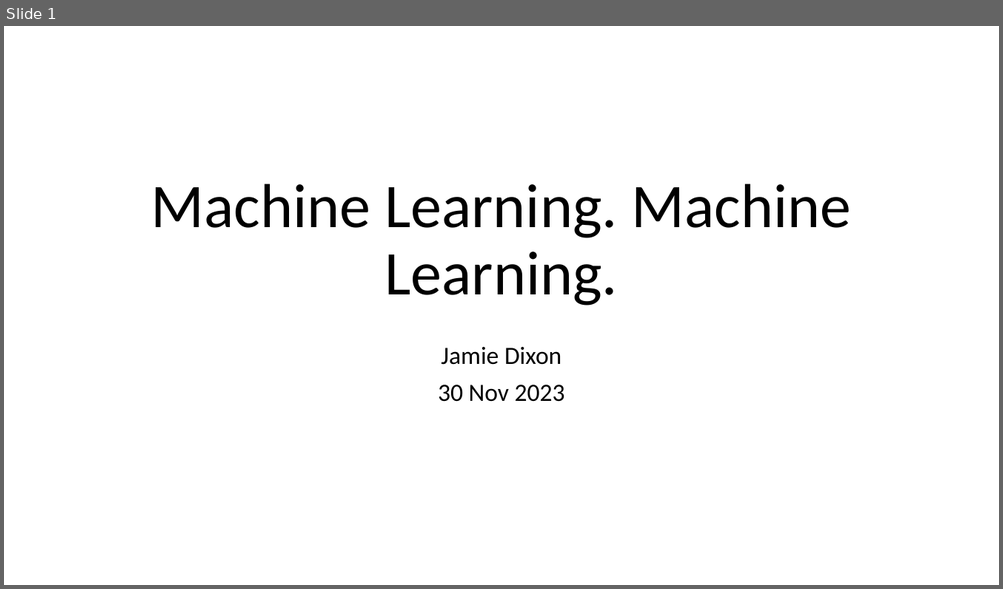
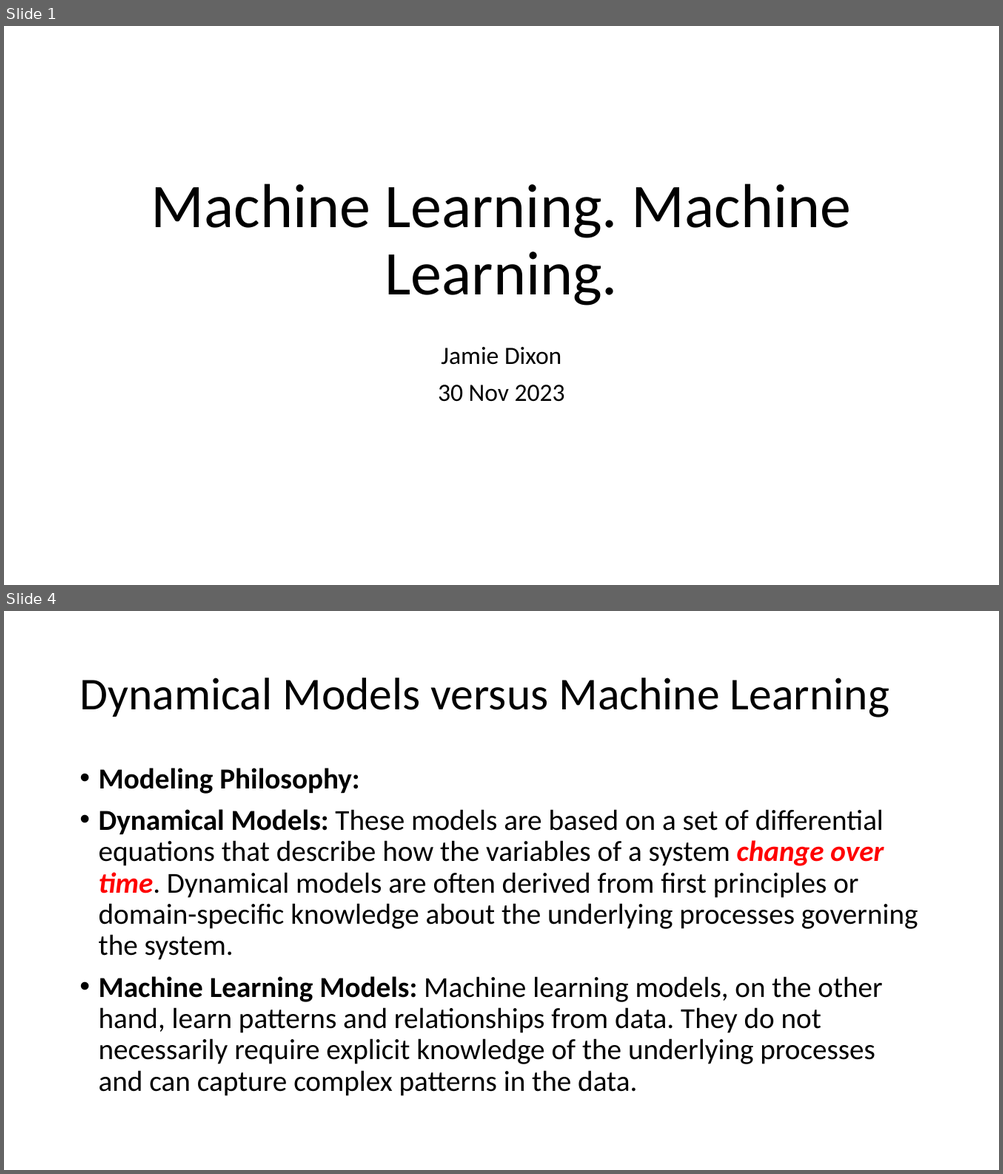
Before and after one commit to jamessdixon/swe4s, a slide deck: SWES_MachineLearning.pptx. Shown one above the other, each under a label of ours: slide 1 before the commit, slides 1 and 4 after it; the slides between them are not shown. The pictures are 1003x589 and 1003x1174 pixels, drawn with LibreOffice and Linux fonts; fonts in the diff are those of the drawing. Boxes give left, top, right and bottom in pixels: in the first picture for what was removed or moved away, otherwise in the second. Text is boxed around its words. In the diff, an @@ line names an element or a change of style, - is before the commit and + after.

```diff
--- a/SWES_MachineLearning.pptx
+++ b/SWES_MachineLearning.pptx
@@ slide 4 added at (4, 611, 999, 1170), background #FFFFFF @@
@@ title added at (79, 678, 889, 718), 44 pt, text #000000 @@
+Dynamical Models versus Machine Learning
@@ text added at (99, 768, 918, 1096), 28 pt, text #000000 @@
+• Modeling Philosophy:
+• Dynamical Models: These models are based on a set of differential equations that describe how the variables of a system change over time. Dynamical models are often derived from first principles or domain-specific knowledge about the underlying processes governing the system.
+• Machine Learning Models: Machine learning models, on the other hand, learn patterns and relationships from data. They do not necessarily require explicit knowledge of the underlying processes and can capture complex patterns in the data.
```
Also in this commit, not shown: 9 other slides added, 1 other file.
